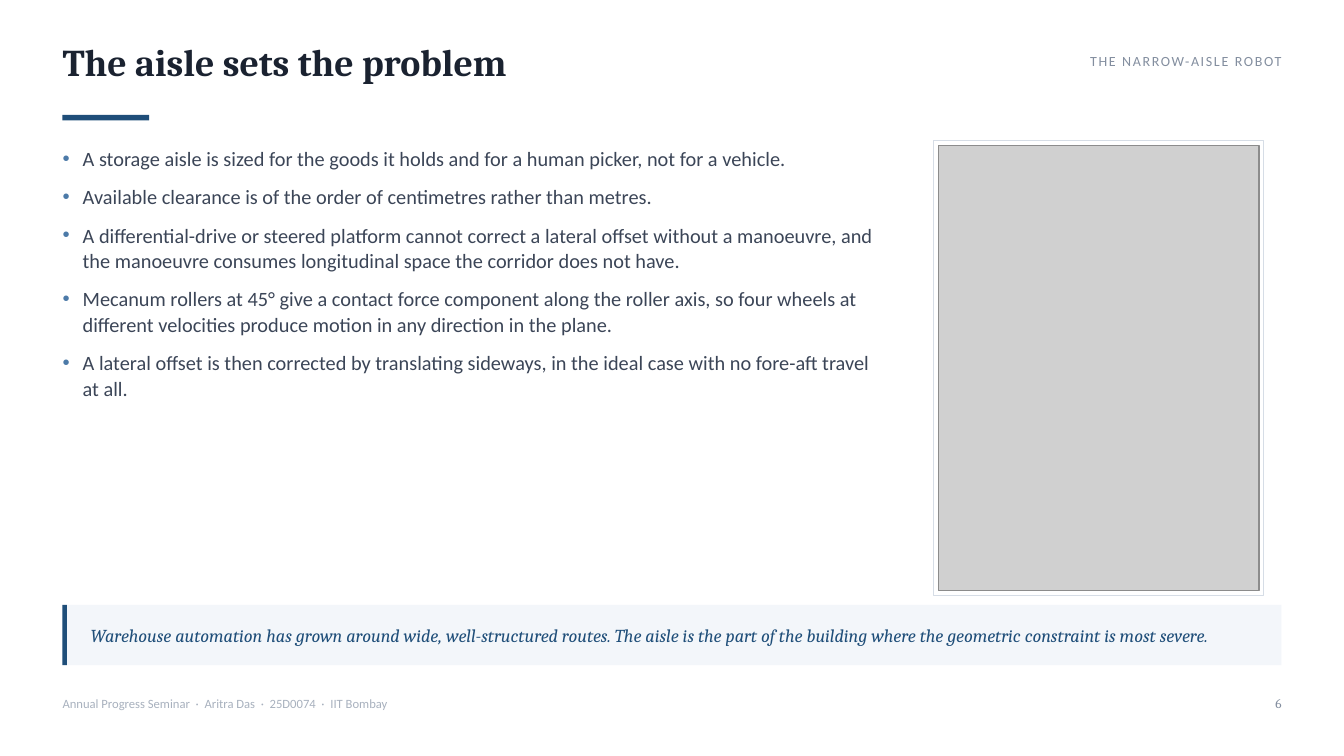
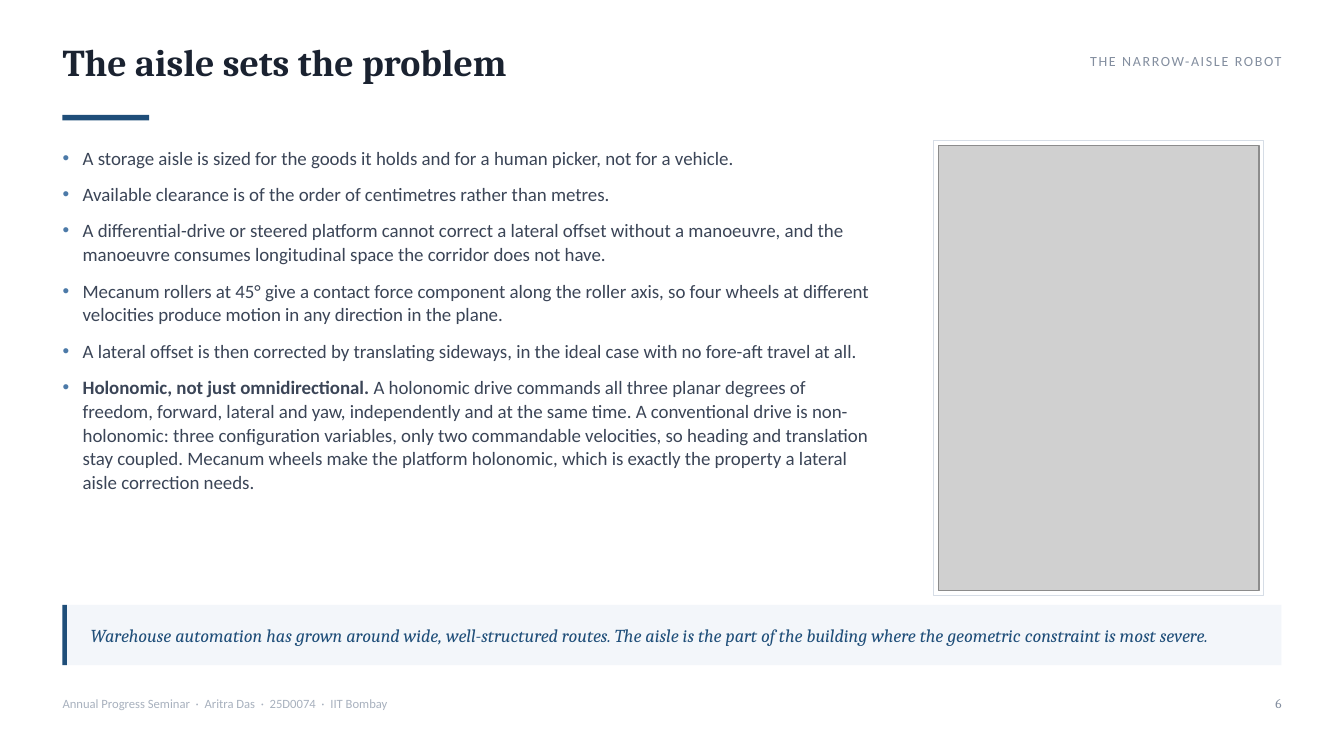
Before and after one commit to AritraD11/NarrowAisleBot, a slide deck: slide 6 of docs/aps_report/seminar_final/NarrowAisleBot_APS_Seminar.pptx. Drawn at 1344x756 pixels with LibreOffice and Linux fonts; fonts in the diff are those of the drawing; grey boxes stand for pictures. Boxes give left, top, right and bottom in pixels: in the first picture for what was removed or moved away, otherwise in the second. Text is boxed around its words. In the diff, an @@ line names an element or a change of style, - is before the commit and + after.

```diff
--- a/docs/aps_report/seminar_final/NarrowAisleBot_APS_Seminar.pptx
+++ b/docs/aps_report/seminar_final/NarrowAisleBot_APS_Seminar.pptx
@@ text at (83, 152, 869, 361): size 14.5 to 13.5 pt in "A storage aisle is sized for the ...", "Available clearance is of the order of ...", "A differential-drive or steered platform cannot correct ...", "Mecanum rollers at 45° give a contact ..." and 1 more places @@
@@ text at (83, 380, 868, 489): paragraph added @@
+• Holonomic, not just omnidirectional. A holonomic drive commands all three planar degrees of freedom, forward, lateral and yaw, independently and at the same time. A conventional drive is non-holonomic: three configuration variables, only two commandable velocities, so heading and translation stay coupled. Mecanum wheels make the platform holonomic, which is exactly the property a lateral aisle correction needs.
```
Also in this commit, not shown: 4 other slides changed, 3 slides added, 3 slides removed, 9 other files.
